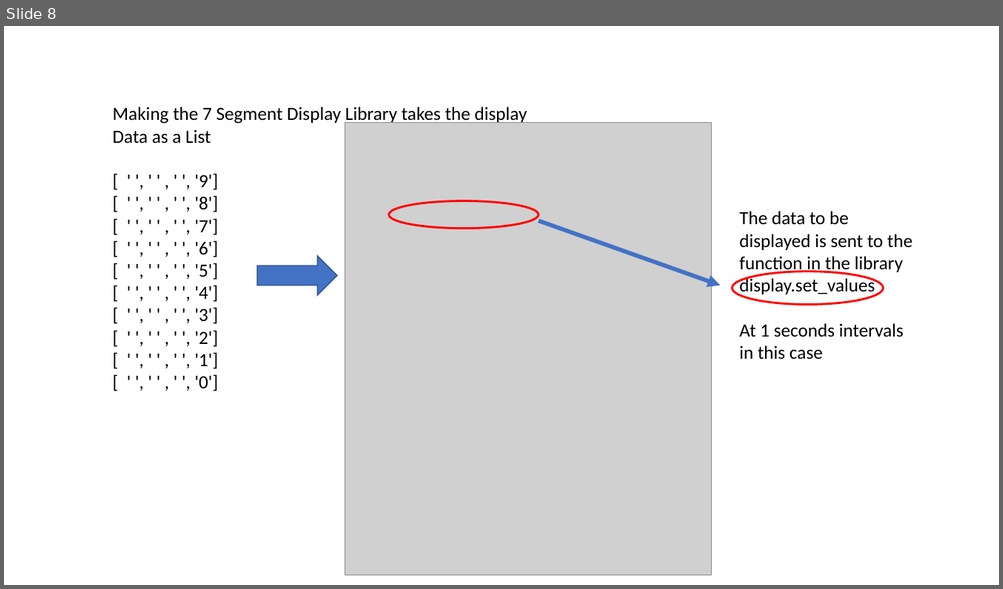
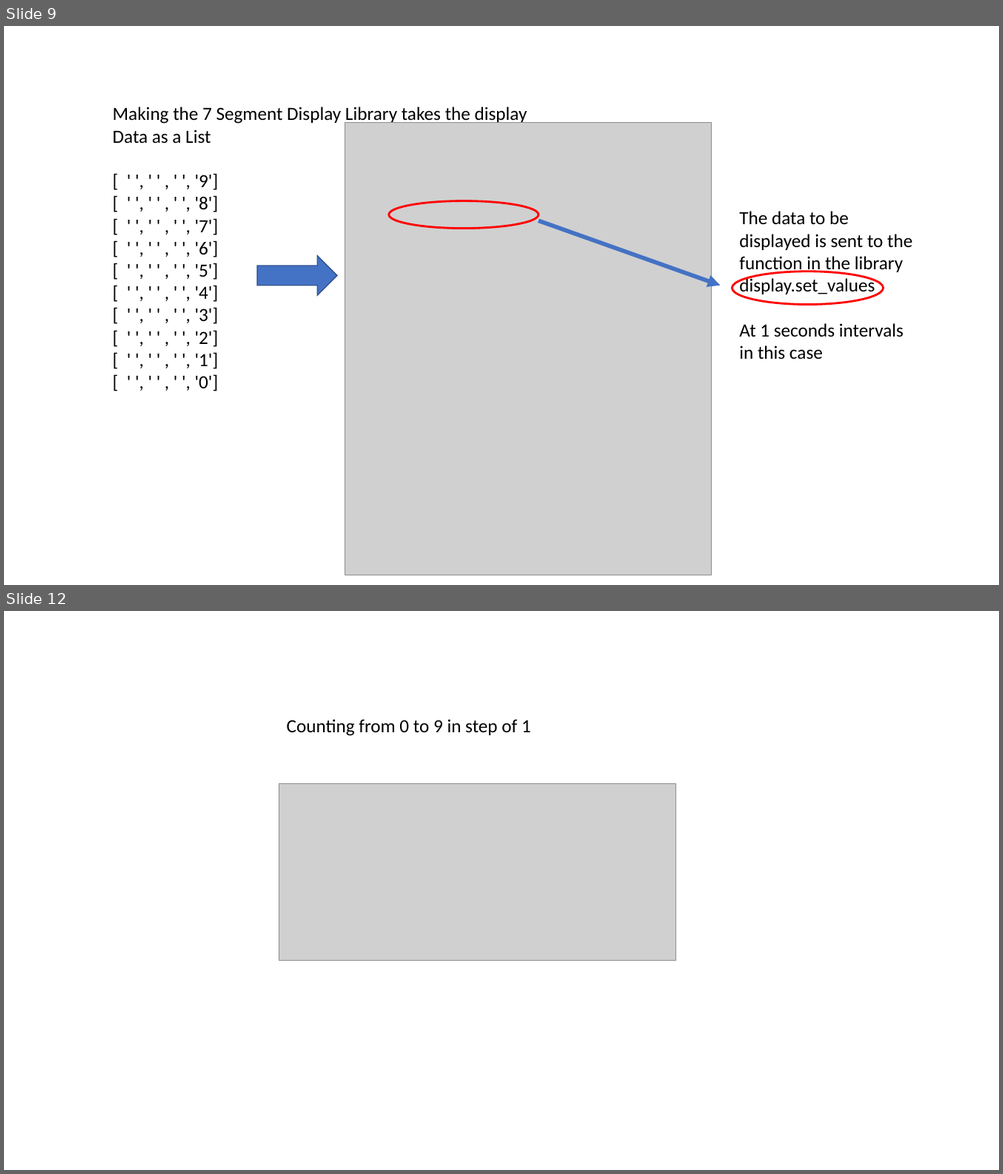
Before and after one commit to ssgoh/Intro_To_Raspberry_Pi, a slide deck: Week 3/031 - Lesson 3 (WEEK 3).pptx. Shown one above the other, each under a label of ours: slide 8 before the commit, slides 9 and 12 after it; the slides between them are not shown. The pictures are 1003x589 and 1003x1174 pixels, drawn with LibreOffice and Linux fonts; fonts in the diff are those of the drawing; grey boxes stand for pictures. Boxes give left, top, right and bottom in pixels: in the first picture for what was removed or moved away, otherwise in the second. Text is boxed around its words. In the diff, an @@ line names an element or a change of style, - is before the commit and + after.

```diff
--- a/Week 3/031 - Lesson 3 (WEEK 3).pptx
+++ b/Week 3/031 - Lesson 3 (WEEK 3).pptx
@@ slide 12 added at <box>4,611,999,1170</box>, background #FFFFFF @@
@@ text added at <box>287,719,531,736</box>, 18 pt, text #000000 @@
+Counting from 0 to 9 in step of 1
@@ picture added at <box>279,784,675,961</box> @@
@@ what was slide 8 is now slide 9 @@
```
Also in this commit, not shown: 3 slides changed, 2 other slides added.
